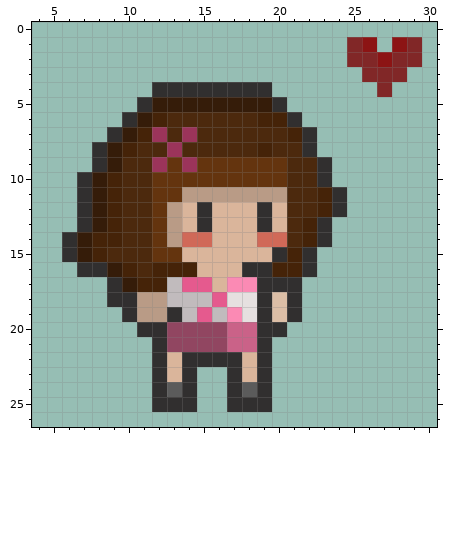
Two versions of one pixel-art sprite, sprites/andreina1.png. The picture above was drawn from the file before the commit.
The file is 32x32 pixels. Colours within 5 levels of each other are drawn and written as one. Shown: x 4..30, y 0..26.
After:
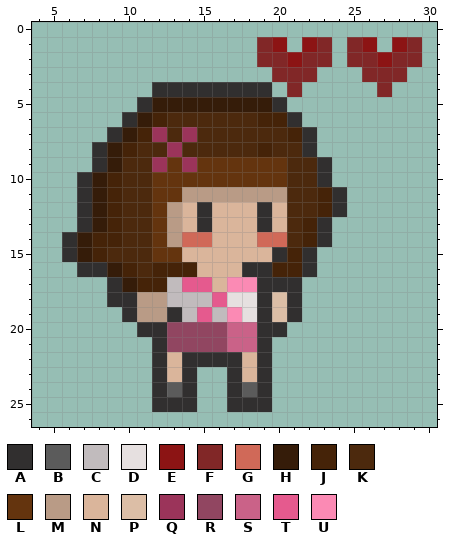
Palette (. is transparent): A #312f2f  B #5b5b5b  C #c1bbbd  D #e6e0e0  E #8c1414  F #812727  G #d06958  H #351c09  J #452308  K #4c290d  L #64340e  M #b99b86  N #dab59b  P #dcbea6  Q #9b345a  R #914661  S #ca6288  T #e55a8e  U #fb8ab4
The edit:
@@ x 17..25 @@
  0 .........
- 1 ........F
- 2 ........F
- 3 .........
- 4 AAA......
+ 1 ..FE.EF.F
+ 2 ..FFEFF.F
+ 3 ...FFF...
+ 4 AAA.F....
  5 HHHA.....
Pixel boxes of the changes (left, top, right, bottom) in both pictures:
added: (257, 37, 332, 97)
